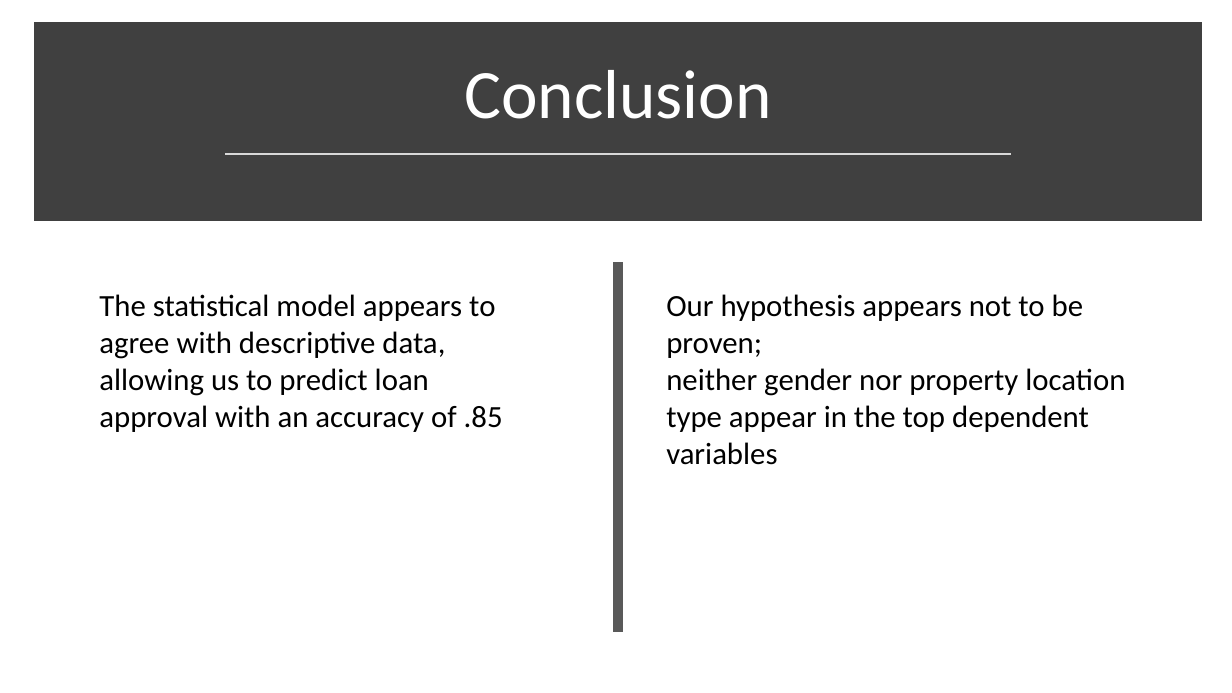
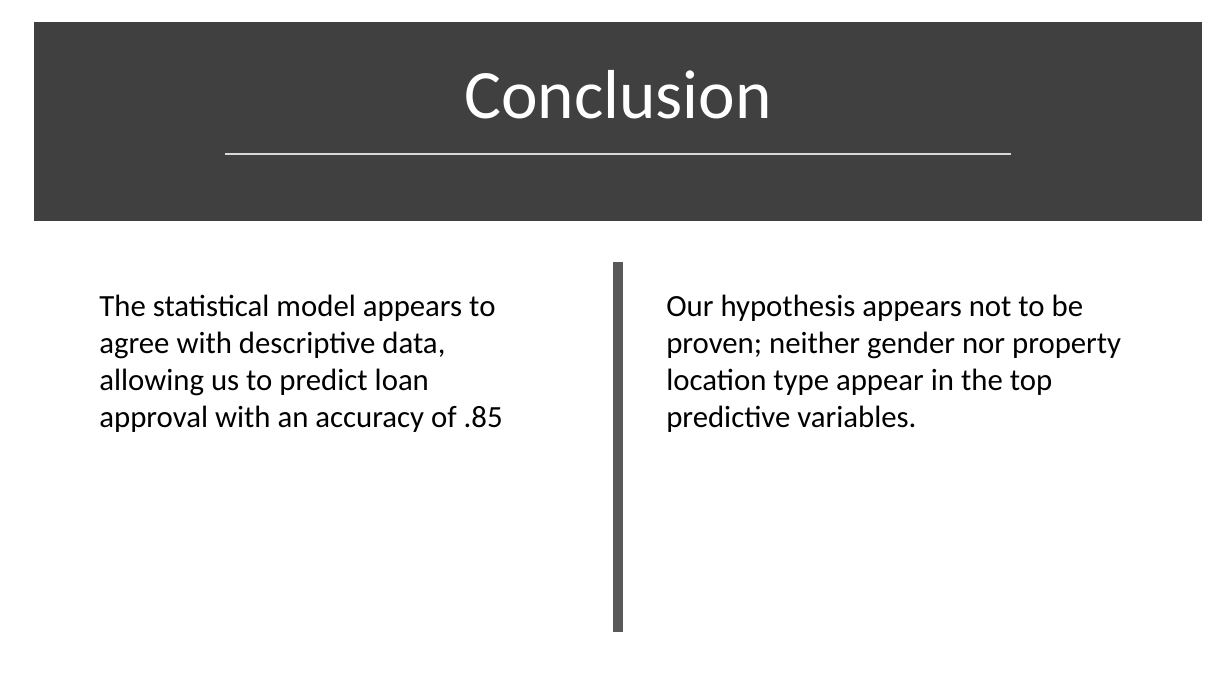
Before and after one commit to diazdez/Project-3, a slide deck: slide 10 of Loan approval project 3.pptx. Drawn at 1232x693 pixels with LibreOffice and Linux fonts; fonts in the diff are those of the drawing. Boxes give left, top, right and bottom in pixels: in the first picture for what was removed or moved away, otherwise in the second. Text is boxed around its words. In the diff, an @@ line names an element or a change of style, - is before the commit and + after.

Commit message:
slides updated

```diff
--- a/Loan approval project 3.pptx
+++ b/Loan approval project 3.pptx
@@ text at (666, 294, 1121, 432): text changed @@
-Our hypothesis appears not to be proven;
-neither gender nor property location type appear in the top dependent variables
+Our hypothesis appears not to be proven; neither gender nor property location type appear in the top predictive variables.
```
Also in this commit, not shown: 3 other slides changed.
